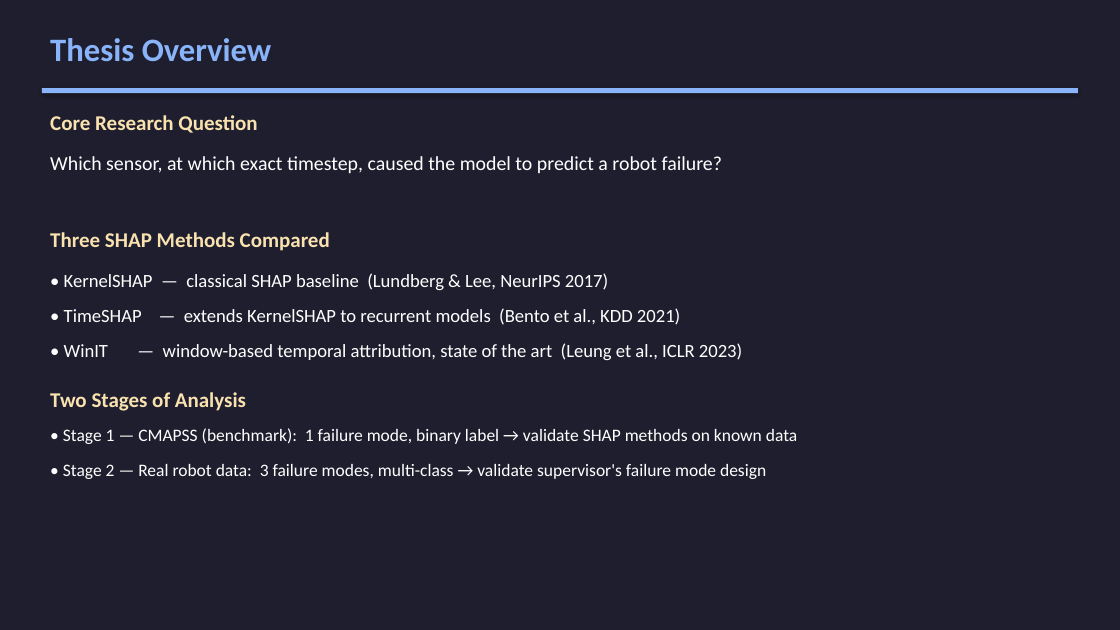
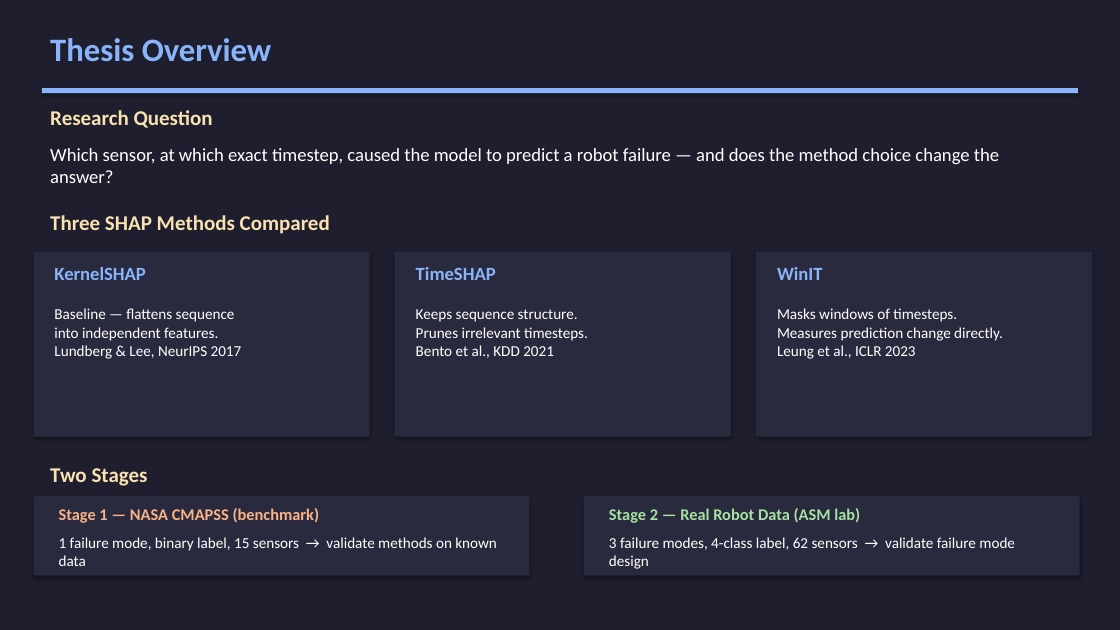
Before and after one commit to karimnasir553/MA_Siddiqui, a slide deck: slide 2 of MA_Siddiqui_Progress.pptx. Drawn at 1120x630 pixels with LibreOffice and Linux fonts; fonts in the diff are those of the drawing. Boxes give left, top, right and bottom in pixels: in the first picture for what was removed or moved away, otherwise in the second. Text is boxed around its words. In the diff, an @@ line names an element or a change of style, - is before the commit and + after.

Commit message:
slides

```diff
--- a/MA_Siddiqui_Progress.pptx
+++ b/MA_Siddiqui_Progress.pptx
@@ text at <box>50,110,213,128</box>: text changed @@
-Core Research Question
+Research Question
@@ text at <box>50,148,999,183</box>: text changed; size 17 to 16 pt @@
-Which sensor, at which exact timestep, caused the model to predict a robot failure?
+Which sensor, at which exact timestep, caused the model to predict a robot failure — and does the method choice change the answer?
@@ text "Three SHAP Methods Compared": place and size @@
-text "Three SHAP Methods Compared" at <box>50,232,330,251</box>
+text "Three SHAP Methods Compared" at <box>50,215,330,234</box>
@@ rectangle added at <box>34,252,370,437</box>, fill #2A2A3E @@
@@ text at <box>54,267,145,280</box>: text changed; text colour #FFFFFF to #89B4FA; bold on @@
-• TimeSHAP — extends KernelSHAP to recurrent models (Bento et al., KDD 2021)
+KernelSHAP
@@ rectangle added at <box>395,252,731,437</box>, fill #2A2A3E @@
@@ text added at <box>416,267,496,280</box>, 16 pt, text #89B4FA, bold @@
+TimeSHAP
@@ rectangle added at <box>756,252,1092,437</box>, fill #2A2A3E @@
@@ text added at <box>777,267,823,280</box>, 16 pt, text #89B4FA, bold @@
+WinIT
@@ text removed at <box>64,273,608,290</box> @@
-• KernelSHAP — classical SHAP baseline (Lundberg & Lee, NeurIPS 2017)
@@ text added at <box>54,308,242,359</box>, 13 pt, text #FFFFFF @@
+Baseline — flattens sequence
+into independent features.
+Lundberg & Lee, NeurIPS 2017
@@ text added at <box>416,309,588,358</box>, 13 pt, text #FFFFFF @@
+Keeps sequence structure.
+Prunes irrelevant timesteps.
+Bento et al., KDD 2021
@@ text added at <box>777,308,1003,359</box>, 13 pt, text #FFFFFF @@
+Masks windows of timesteps.
+Measures prediction change directly.
+Leung et al., ICLR 2023
@@ text removed at <box>64,343,742,360</box> @@
-• WinIT — window-based temporal attribution, state of the art (Leung et al., ICLR 2023)
@@ text at <box>50,468,148,486</box>: text changed @@
-Two Stages of Analysis
+Two Stages
@@ text removed at <box>63,464,766,479</box> @@
-• Stage 2 — Real robot data: 3 failure modes, multi-class → validate supervisor's failure mode design
@@ rectangle added at <box>34,496,529,576</box>, fill #2A2A3E @@
@@ text added at <box>59,508,320,523</box>, 14 pt, text #FAB387, bold @@
+Stage 1 — NASA CMAPSS (benchmark)
@@ rectangle added at <box>584,496,1080,576</box>, fill #2A2A3E @@
@@ text added at <box>609,508,860,523</box>, 14 pt, text #A6E3A1, bold @@
+Stage 2 — Real Robot Data (ASM lab)
@@ text at <box>59,537,497,566</box>: text changed; size 15 to 13 pt @@
-• Stage 1 — CMAPSS (benchmark): 1 failure mode, binary label → validate SHAP methods on known data
+1 failure mode, binary label, 15 sensors → validate methods on known data
@@ text added at <box>609,537,1015,569</box>, 13 pt, text #FFFFFF @@
+3 failure modes, 4-class label, 62 sensors → validate failure mode design
```
Also in this commit, not shown: 2 other slides changed, 11 slides added, 14 slides removed, 1 other file.
